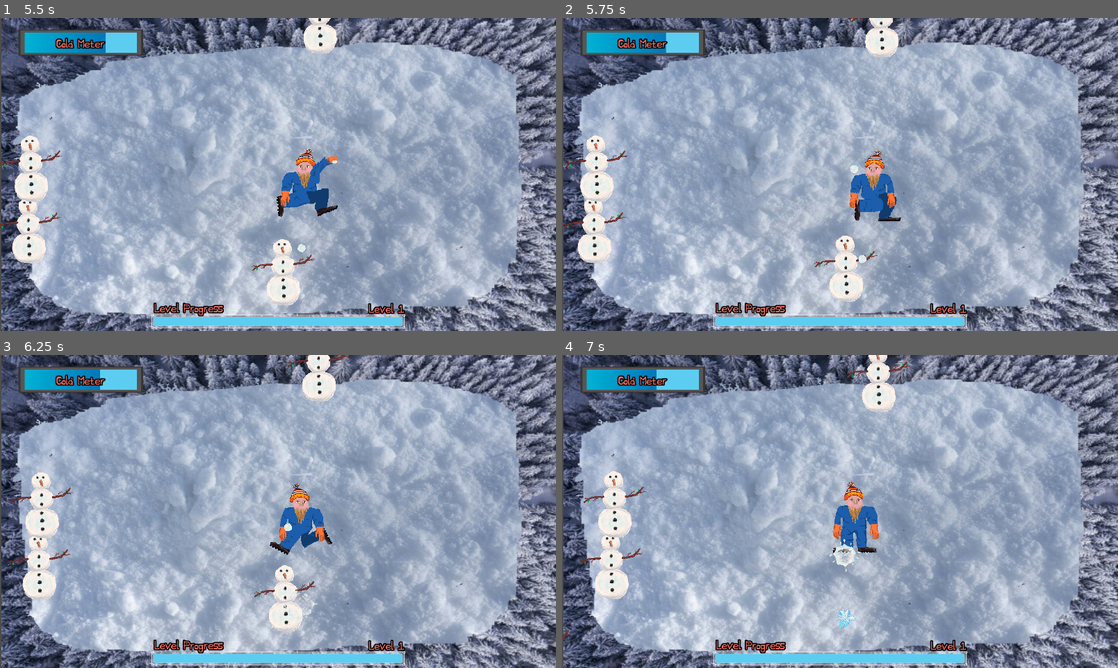
Above: before the commit, frames 1-4 (two rows, left to right).
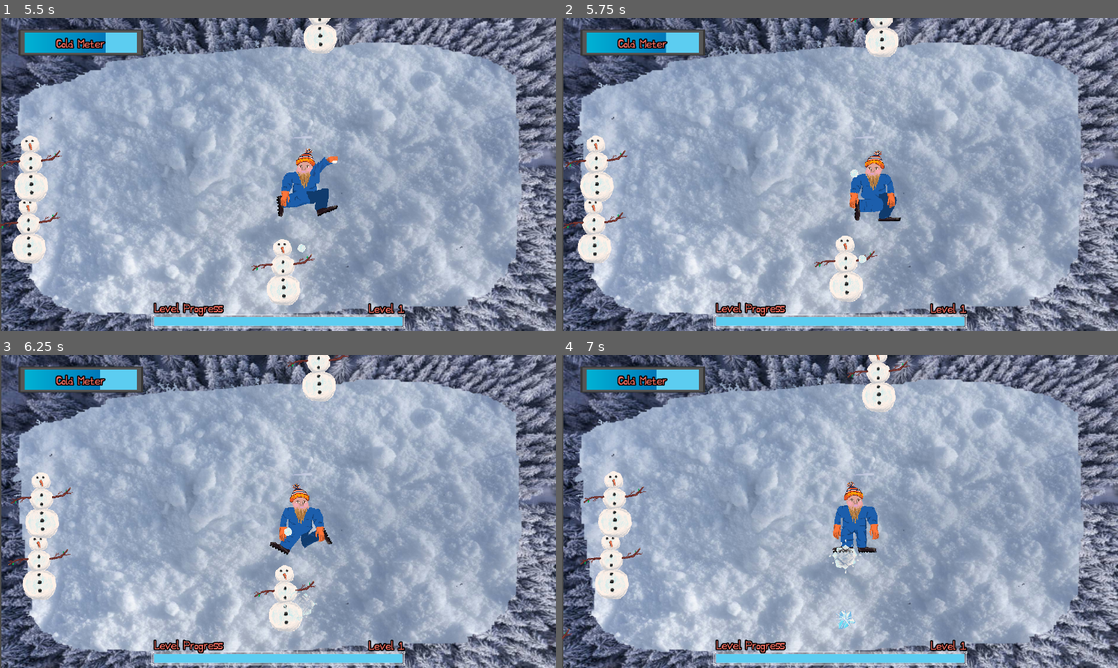
Above: after the commit, the same moments.

Repository: Parker-Vetter/snow-man-brawl
Game: Godot game, scene res://SceneManager/SceneManager.tscn
The game is run twice, just before and just after one commit, with the same random seed, the same clock (stepped at 60 frames per second) and the same inputs.
Inputs (mouse positions are in pixels of both pictures, inside the frame that each line leads up to):
- Up to frame 1 (5.5 s): click "Start game" at 0.5 s; click "Fight" at 1.25 s; move the mouse to (400, 158) at 2.02 s; hold Space (Shoot) 2.03-2.78 s; click (400, 158) at 2.17 s; move the mouse to (166, 190) at 2.77 s; tap Space (Shoot) at 2.85, 4.35 s; click (166, 190) at 2.92 s; move the mouse to (333, 105) at 3.52 s; hold Space (Shoot) 3.53-4.28 s; click (333, 105) at 3.67 s; move the mouse to (250, 237) at 4.27 s; click (250, 237) at 4.42 s; move the mouse to (444, 221) at 5.02 s; hold Space (Shoot) from 5.03 s (still down); click (444, 221) at 5.17 s
- Up to frame 2 (5.75 s): keep holding Space (Shoot)
- Up to frame 3 (6.25 s): move the mouse to (111, 464) at 5.77 s; release Space (Shoot) at 5.78 s; tap Space (Shoot) at 5.85 s; click (111, 464) at 5.92 s
- Up to frame 4 (7 s): move the mouse to (867, 511) at 6.52 s; hold Space (Shoot) from 6.53 s (still down); click (867, 511) at 6.67 s

Frame 1 is identical in both runs. In frame 2, less than 0.1% of the frame differs, in the area x 51-54%, y 47-51%; in frame 3, less than 0.1%; in frame 4, 0.3%, in the area x 48-54%, y 58-88%.

Commit message:
masks flip direction + cold resistance sprite added

Diff:
--- a/MainGame/Scenes/player.tscn
+++ b/MainGame/Scenes/player.tscn
@@ -278,7 +278,7 @@
 position = Vector2(50.63, -53.4)
 
 [node name="BulletOrigin L" type="Marker2D" parent="." unique_id=897675069]
-position = Vector2(-43.63, -79.45)
+position = Vector2(-43.63, -64.11)
 
 [node name="BulletOrigin1" type="Marker2D" parent="." unique_id=1761240846]
 position = Vector2(-81, -155)
@@ -331,7 +331,6 @@
 sprite_frames = SubResource("SpriteFrames_d3ag3")
 animation = &"throw"
 frame = 6
-frame_progress = 1.0
 speed_scale = 3.0
 
 [node name="HitBox" type="Area2D" parent="." unique_id=117249582]
--- a/MainGame/Scripts/player.gd
+++ b/MainGame/Scripts/player.gd
@@ -133,10 +133,14 @@
 		sprite.flip_h = false
 		armSprite.flip_h = false
 		armSpriteL.flip_h = false
+		for mask in masks.get_children():
+			mask.flip_h = false
 	elif velocity.x < 0:
 		sprite.flip_h = true
 		armSprite.flip_h = true
 		armSpriteL.flip_h = true
+		for mask in masks.get_children():
+			mask.flip_h = true
 
 	#play run or idle animation
 	const BASE_MOVE_SPEED: float = 100.0
Binary file added: zacks sprites/upgrades/cold_resist.png
Not shown, added: zacks sprites/upgrades/cold_resist.png.import
